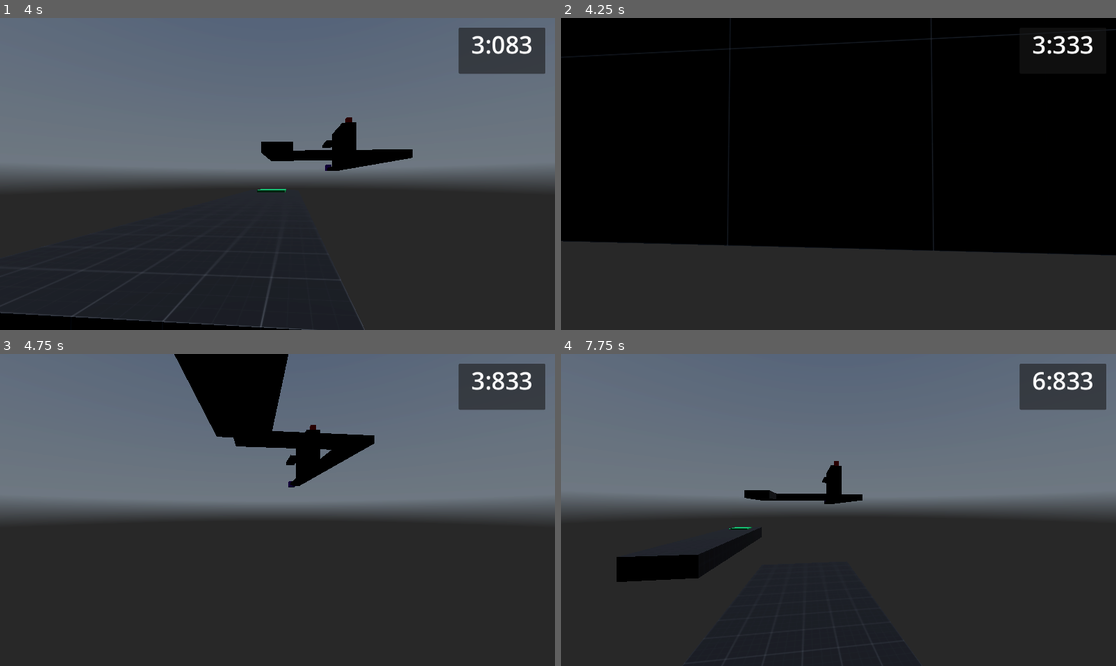
Above: before the commit, frames 1-4 (two rows, left to right).
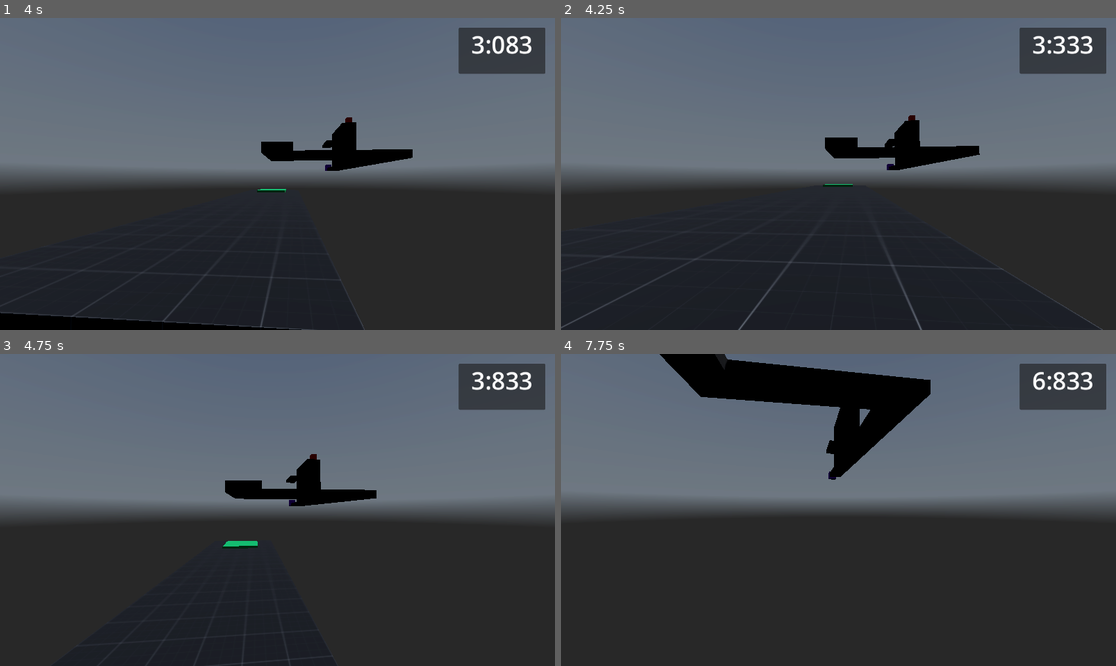
Above: after the commit, the same moments.

Repository: BreadDemon/Schmovement
Game: Godot game, scene res://nodes/levels/test_map.tscn
The game is run twice, just before and just after one commit, with the same random seed, the same clock (stepped at 60 frames per second) and the same inputs. This scene is started directly instead of the project's main scene. A sky picture missing from this copy of the repository is replaced by a grey-blue gradient.
Inputs (mouse positions are in pixels of both pictures, inside the frame that each line leads up to):
- Up to frame 1 (4 s): move the mouse to (271, 180) at 0.52 s; hold Ctrl (Crouch) 0.53-1.28 s; hold W (forward) 0.53-2.78 s; tap Space (Jump) at 0.77, 0.8, 1.07, 1.35, 1.52, 1.82, 2.3, 3.02, 3.32, 3.77, 3.8 s; move the mouse to (316, 177) at 1.27 s; tap Ctrl (Crouch) at 1.55, 3.05 s; move the mouse to (233, 170) at 2.02 s; hold Ctrl (Crouch) 2.03-2.78 s; move the mouse to (283, 174) at 2.77 s; hold A (left) 2.78-3.53 s; tap Shift (Sprint) at 2.85 s; move the mouse to (255, 167) at 3.52 s; hold W (forward) from 3.53 s (still down); hold Ctrl (Crouch) from 3.53 s (still down)
- Up to frame 2 (4.25 s): keep holding W (forward); keep holding Ctrl (Crouch); tap Space (Jump) at 4.07 s
- Up to frame 3 (4.75 s): keep holding W (forward); move the mouse to (305, 510) at 4.27 s; release Ctrl (Crouch) at 4.28 s; tap Space (Jump) at 4.35, 4.52 s; tap Ctrl (Crouch) at 4.55 s
- Up to frame 4 (7.75 s): tap Space (Jump) at 4.82, 5.3, 6.02, 6.32, 6.77, 6.8, 7.07, 7.35, 7.52 s; move the mouse to (810, 510) at 5.02 s; hold Ctrl (Crouch) 5.03-5.78 s; move the mouse to (849, 503) at 5.77 s; release W (forward) at 5.78 s; hold D (right) 5.78-6.53 s; tap Shift (Sprint) at 5.85 s; tap Ctrl (Crouch) at 6.05, 7.55 s; move the mouse to (832, 516) at 6.52 s; hold Ctrl (Crouch) 6.53-7.28 s; hold W (forward) from 6.53 s (still down); move the mouse to (877, 513) at 7.27 s

Frame 1 is identical in both runs. In frame 2, 72% of the frame differs, in the area x 0-100%, y 0-100%; in frame 3, 7.2%; in frame 4, 9.5%.

Commit message:
Removed spam sliding anf added simple wall jump

Diff:
--- a/src/nodes/levels/playground.tscn
+++ b/src/nodes/levels/playground.tscn
@@ -11,7 +11,6 @@
 [ext_resource type="PackedScene" uid="uid://cbjmtxba73jo0" path="res://nodes/features/loading_zone.tscn" id="9_xsjr0"]
 [ext_resource type="PackedScene" uid="uid://b4hpx8unxlkoy" path="res://nodes/features/start_course.tscn" id="10_05fom"]
 [ext_resource type="PackedScene" uid="uid://bwk6svly34oyr" path="res://nodes/features/end_course.tscn" id="11_kat0f"]
-[ext_resource type="PackedScene" uid="uid://bt4o8jqmtib6b" path="res://nodes/objects/sphere.tscn" id="12_6dukh"]
 [ext_resource type="PackedScene" uid="uid://r3w3ughotgmt" path="res://nodes/features/return_node.tscn" id="13_kjd2g"]
 
 [sub_resource type="PanoramaSkyMaterial" id="PanoramaSkyMaterial_54ayb"]
@@ -208,14 +207,12 @@
 start_course = NodePath("../StartCourse")
 
 [node name="EndCourse2" parent="." node_paths=PackedStringArray("start_course") instance=ExtResource("11_kat0f")]
-transform = Transform3D(1, 0, 0, 0, 1, 0, 0, 0, 1, -4.00338, 1, 50.0015)
+transform = Transform3D(1, 0, 0, 0, 1, 0, 0, 0, 1, -56.0034, 1, 50.0015)
 start_course = NodePath("../StartCourse2")
 
-[node name="StartCourse2" parent="." instance=ExtResource("10_05fom")]
-transform = Transform3D(1, 0, 0, 0, 1, 0, 0, 0, 1, -8.00338, 1, 50.0015)
-
-[node name="sphere" parent="StartCourse2" instance=ExtResource("12_6dukh")]
-transform = Transform3D(1, 0, 0, 0, 1, 0, 0, 0, 1, -3.98429, 1, 3.8147e-06)
+[node name="StartCourse2" parent="." node_paths=PackedStringArray("origin_point") instance=ExtResource("10_05fom")]
+transform = Transform3D(1, 0, 0, 0, 1, 0, 0, 0, 1, -56, 1, -38)
+origin_point = NodePath("../Return_node")
 
 [node name="StartCourse3" parent="." node_paths=PackedStringArray("origin_point") instance=ExtResource("10_05fom")]
 transform = Transform3D(1, 0, 0, 0, 1, 0, 0, 0, 1, 0.996617, 1.08153, -6.99854)
@@ -234,4 +231,4 @@
 start_course = NodePath("../StartCourse4")
 
 [node name="Return_node" parent="." instance=ExtResource("13_kjd2g")]
-transform = Transform3D(1, 0, 0, 0, 1, 0, 0, 0, 1, -3.47526, 7.56511, -9.03039)
+transform = Transform3D(1, 0, 0, 0, 1, 0, 0, 0, 1, -56, 3, -42)
--- a/src/project.godot
+++ b/src/project.godot
@@ -49,12 +49,14 @@
 "deadzone": 0.5,
 "events": [Object(InputEventKey,"resource_local_to_scene":false,"resource_name":"","device":-1,"window_id":0,"alt_press …(182 unchanged characters)…
 , Object(InputEventMouseButton,"resource_local_to_scene":false,"resource_name":"","device":-1,"window_id":0,"alt_presse …(251 unchanged characters)…
+, Object(InputEventMouseButton,"resource_local_to_scene":false,"resource_name":"","device":-1,"window_id":0,"alt_pressed":false,"shift_pressed":false,"ctrl_pressed":false,"meta_pressed":false,"button_mask":2,"position":Vector2(158, 20),"global_position":Vector2(162, 61),"factor":1.0,"button_index":2,"canceled":false,"pressed":true,"double_click":false,"script":null)
 ]
 }
 Crouch={
 "deadzone": 0.5,
 "events": [Object(InputEventKey,"resource_local_to_scene":false,"resource_name":"","device":-1,"window_id":0,"alt_press …(182 unchanged characters)…
 , Object(InputEventMouseButton,"resource_local_to_scene":false,"resource_name":"","device":-1,"window_id":0,"alt_presse …(251 unchanged characters)…
+, Object(InputEventMouseButton,"resource_local_to_scene":false,"resource_name":"","device":-1,"window_id":0,"alt_pressed":false,"shift_pressed":false,"ctrl_pressed":false,"meta_pressed":false,"button_mask":1,"position":Vector2(200, 14),"global_position":Vector2(204, 55),"factor":1.0,"button_index":1,"canceled":false,"pressed":true,"double_click":false,"script":null)
 ]
 }
 Jump={
--- a/src/scripts/player.gd
+++ b/src/scripts/player.gd
@@ -18,7 +18,7 @@
 # Speed vars
 var current_speed = 5.0
 @export var walking_speed = 5.0
-@export var sprinting_speed = 7.0
+@export var sprinting_speed = 7
 @export var crouched_speed = 3.0
 @export var jump_velocity = 4.5
 
@@ -36,6 +36,12 @@
 var slide_vector = Vector2.ZERO
 var slide_direction = Vector3.ZERO
 var slide_speed = 5
+var spam_timer = 0.0
+var spam_timer_max = 0.5
+var spam_state = false
+
+# Wall Jump vars
+var can_wall_jump
 
 # Crouch vars
 @export var crouching_depth = -0.75
@@ -74,10 +80,15 @@
 	move_and_slide()
 
 func handle_movement(delta):
-	if Input.is_action_just_released("Crouch") and sliding_timer > 0 and is_on_floor():
+	if is_on_floor():
+		can_wall_jump = true
+
+	if Input.is_action_just_released("Crouch") and is_on_floor():
 		sliding_timer = 0
 		print("Slide end")
 		sliding_state = false
+		spam_state = true
+		spam_timer = spam_timer_max
 
 	if Input.is_action_pressed("Crouch"):
 		neck.position.y = lerp(neck.position.y, 0.65 + crouching_depth, delta * crouch_lerp)
@@ -85,7 +96,7 @@
 		crouching_state = true
 		walking_state = false
 		if is_on_floor():
-			if running_state and input_dir != Vector2.ZERO and !sliding_state:
+			if running_state and input_dir != Vector2.ZERO and !sliding_state and !spam_state:
 				sliding_state = true
 				sliding_timer = sliding_timer_max
 				slide_vector = input_dir
@@ -125,8 +136,14 @@
 	if Input.is_action_just_pressed("Jump"):
 		jump_timer = jump_buffer_time
 
+	if jump_timer > 0 and is_on_wall() and can_wall_jump:
+		can_wall_jump = false
+		velocity.y = jump_velocity
+
 	if (jump_timer > 0) and is_on_floor():
 		velocity.y = jump_velocity
+		spam_state = false
+		spam_timer = 0
 		print("Slide end")
 		sliding_state = false
 		current_speed = (sliding_timer+1) * slide_speed
@@ -135,6 +152,10 @@
 
 # Handle slide timer and camera tilt
 func handle_sliding(delta):
+	spam_timer -= delta
+	if spam_timer <= 0:
+		spam_state = false
+
 	if sliding_timer > 0 and is_on_floor():
 		sliding_timer -= delta
 		direction = (slide_direction * Vector3(slide_vector.x, 0, slide_vector.y)).normalized()
Not shown: 1 places in src/nodes/levels/playground.tscn that only renumber resources
